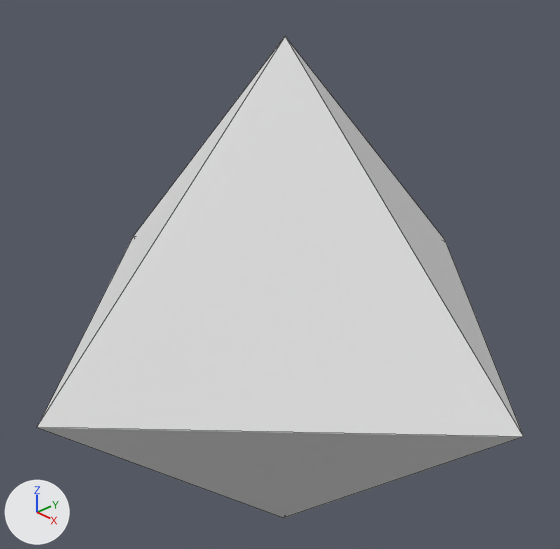
The Blender file octa.blend, before and after one commit.
The view is the same before and after, from a 50 mm lens placed at (1.296, -1.236, 0.994), pointed at (-0.041, 0.023, 0.093). Every picture has the same lights, and +X, +Y and +Z are marked at lower left. Mesh edges are drawn as thin lines.

Names of what the first picture shows: 'Solid'.
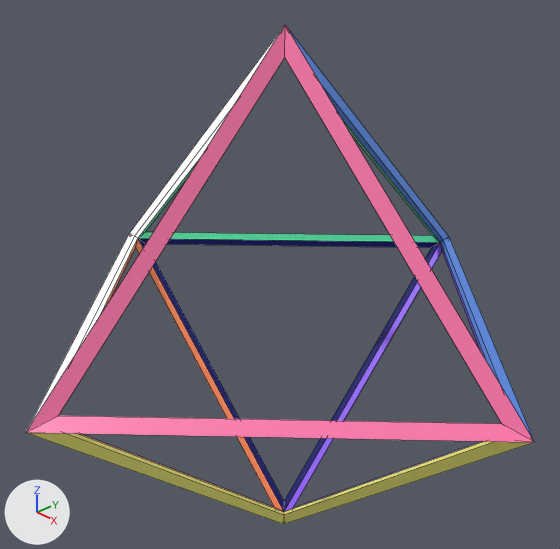
Where the change shows, as pixel boxes (x1, y1, x2, y2) in the pictures (560 x 549 px):
'Solid', recoloured, modifiers changed (white to pink): before (37, 37, 524, 518); after (26, 25, 534, 524)
part 1 of me_solid, recoloured (white to pink): before (37, 37, 524, 437); after (26, 25, 534, 442)
part 2 of me_solid, recoloured (blue): after (138, 238, 440, 511)
part 3 of me_solid, recoloured: before (287, 39, 523, 435); after (286, 26, 534, 440)
part 4 of me_solid, recoloured (orange): after (80, 239, 284, 512)
part 5 of me_solid, recoloured (green): after (138, 118, 440, 242)
part 6 of me_solid, recoloured (white to yellow): before (40, 428, 521, 518); after (28, 433, 534, 524)
part 7 of me_solid, recoloured (purple): after (284, 243, 485, 512)
part 8 of me_solid, recoloured: before (37, 38, 284, 427); after (27, 25, 285, 430)

What changed in the scene script:
```text
Add mat_material_007:
    mat_material_007 = emission_material('Material.007')
    mat_material_007.base_color = (1.0, 1.0, 1.0)  # white #ffffff
Add mat_material_001:
    mat_material_001 = principled_material('Material.001')
    mat_material_001.base_color = (0.125, 1.0, 0.491)  # green #63ffba
    mat_material_001.roughness = 0.4
Add mat_material_005:
    mat_material_005 = principled_material('Material.005')
    mat_material_005.base_color = (0.246, 0.0887, 0.896)  # purple #8854f3
Add mat_material_010:
    mat_material_010 = principled_material('Material.010')
    mat_material_010.base_color = (1.0, 0.947, 0.223)  # yellow #fff982
Add mat_material_008:
    mat_material_008 = principled_material('Material.008')
    mat_material_008.base_color = (1.0, 0.262, 0.107)  # orange #ff8c5c
Add mat_material_006:
    mat_material_006 = principled_material('Material.006')
    mat_material_006.base_color = (0.125, 0.328, 1.0)  # blue #639bff
Add mat_material_004:
    mat_material_004 = principled_material('Material.004')
    mat_material_004.base_color = (0.0, 0.00243, 0.165)  # dark blue #000871
Add mat_material_002:
    mat_material_002 = principled_material('Material.002')
    mat_material_002.base_color = (1.0, 0.191, 0.423)  # pink #ff79ae
    mat_material_002.roughness = 0.4
Change me_solid:
    where me_solid.from_pydata(...)  # 6 vertices, 8 faces; spans x -0.707..0.707, y -0.707..0.707, z -0.707..0.707
    used by ob_solid; location = (0.0, 0.0, 0.0)
    me_solid part 1: the 1 face centred in x 0.236, y -0.236, z 0.236 switches from no material to mat_material_002 (pink #ff79ae)
    me_solid part 2: the 1 face centred in x -0.236, y 0.236, z -0.236 switches from no material to mat_material_004 (dark blue #000871)
    me_solid part 3: the 1 face centred in x 0.236, y 0.236, z 0.236 switches from no material to mat_material_006 (blue #639bff)
    me_solid part 4: the 1 face centred in x -0.236, y -0.236, z -0.236 switches from no material to mat_material_008 (orange #ff8c5c)
    me_solid part 5: the 1 face centred in x -0.236, y 0.236, z 0.236 switches from no material to mat_material_001 (green #63ffba)
    me_solid part 6: the 1 face centred in x 0.236, y -0.236, z -0.236 switches from no material to mat_material_010 (yellow #fff982)
    me_solid part 7: the 1 face centred in x 0.236, y 0.236, z -0.236 switches from no material to mat_material_005 (purple #8854f3)
    me_solid part 8: the 1 face centred in x -0.236, y -0.236, z 0.236 switches from no material to mat_material_007 (white #ffffff)
    add me_solid.materials.append(mat_material_002)  # pink #ff79ae
    add me_solid.materials.append(mat_material_004)  # dark blue #000871
    add me_solid.materials.append(mat_material_006)  # blue #639bff
    add me_solid.materials.append(mat_material_008)  # orange #ff8c5c
    add me_solid.materials.append(mat_material_001)  # green #63ffba
    add me_solid.materials.append(mat_material_010)  # yellow #fff982
    add me_solid.materials.append(mat_material_005)  # purple #8854f3
    add me_solid.materials.append(mat_material_007)  # white #ffffff
Change ob_solid:
    add _m = ob_solid.modifiers.new('Wireframe', 'WIREFRAME')
    add _m.thickness = 0.05
```
